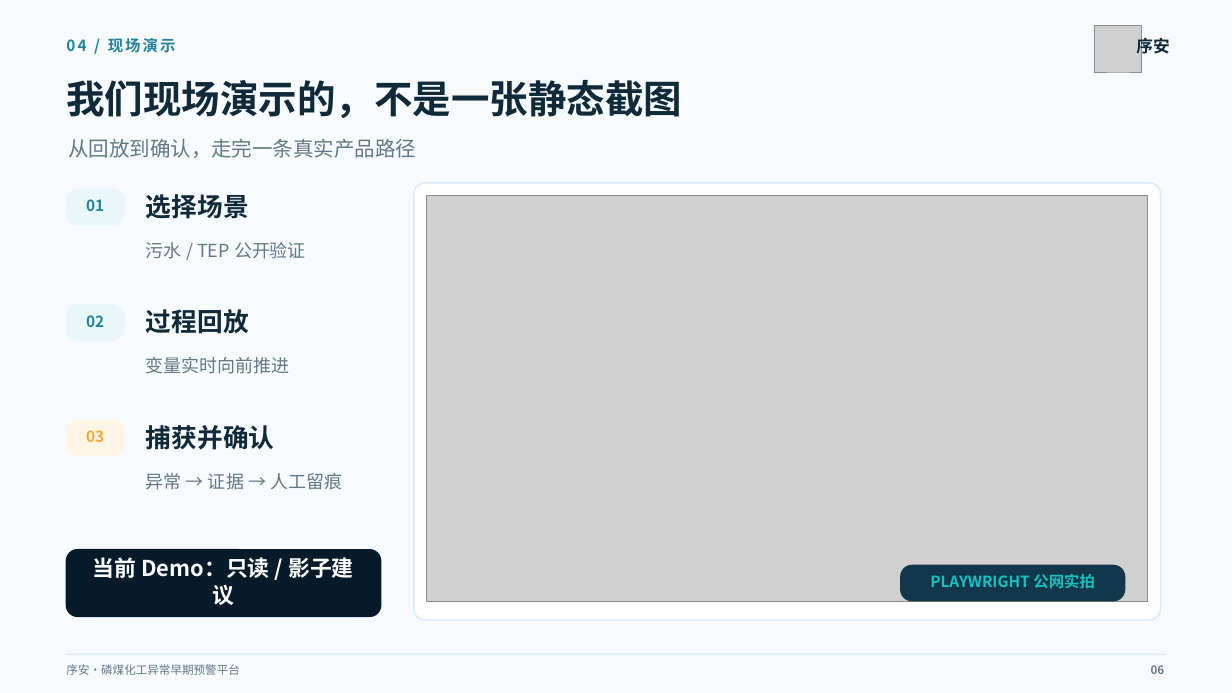
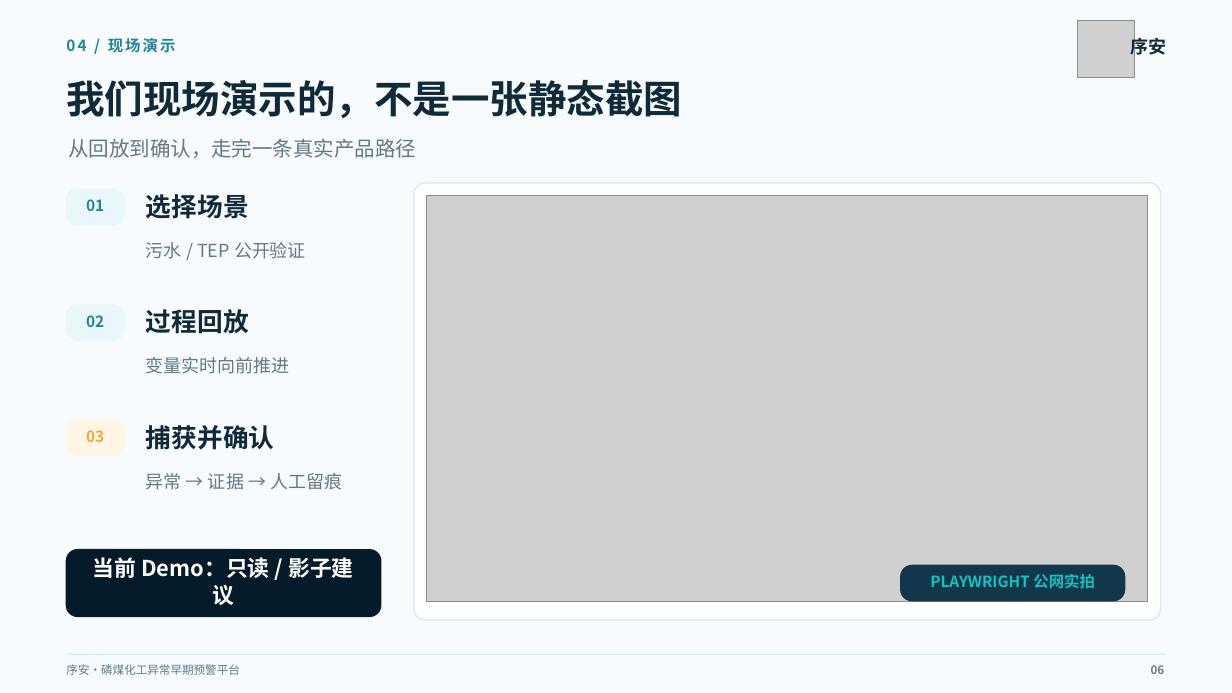
Before and after one commit to Xaiver03/process-copilot, a slide deck: slide 6 of 04_交付成品/序安_磷煤化工异常早期预警平台_黑客松路演_v14_ZH_REVIEW.pptx. Drawn at 1232x693 pixels with LibreOffice and Linux fonts; fonts in the diff are those of the drawing; grey boxes stand for pictures. Boxes give left, top, right and bottom in pixels: in the first picture for what was removed or moved away, otherwise in the second. Text is boxed around its words. In the diff, an @@ line names an element or a change of style, - is before the commit and + after.

Commit message:
fix(pitch): 统一使用序安正式v04标志

```diff
--- a/04_交付成品/序安_磷煤化工异常早期预警平台_黑客松路演_v14_ZH_REVIEW.pptx
+++ b/04_交付成品/序安_磷煤化工异常早期预警平台_黑客松路演_v14_ZH_REVIEW.pptx
@@ picture: place and size @@
-picture at box(1095, 26, 1141, 72)
+picture at box(1078, 20, 1135, 78)
@@ text "序安" at box(1131, 35, 1167, 59): size 13 to 14 pt @@
```
Also in this commit, not shown: 9 other slides changed, 14 other files.
